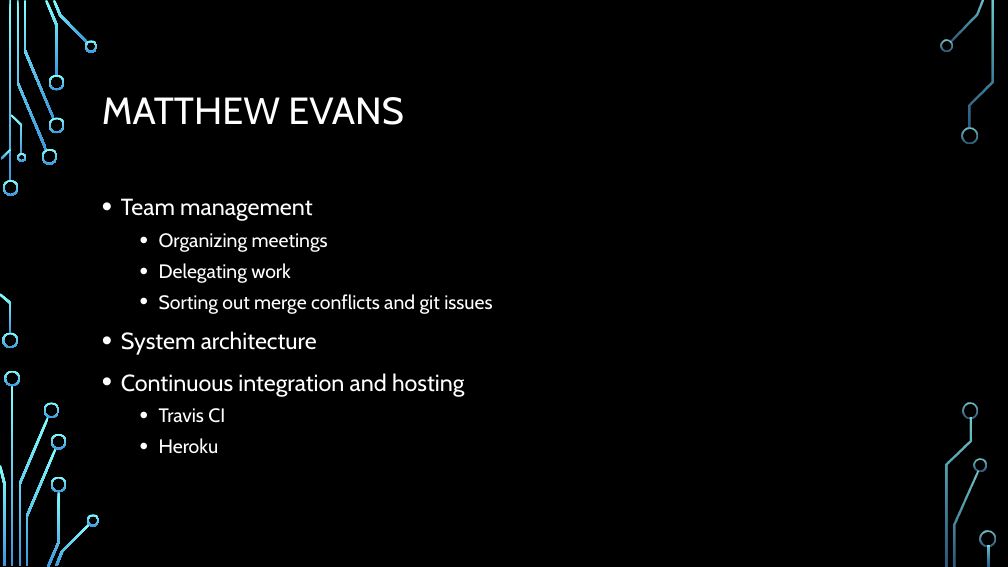
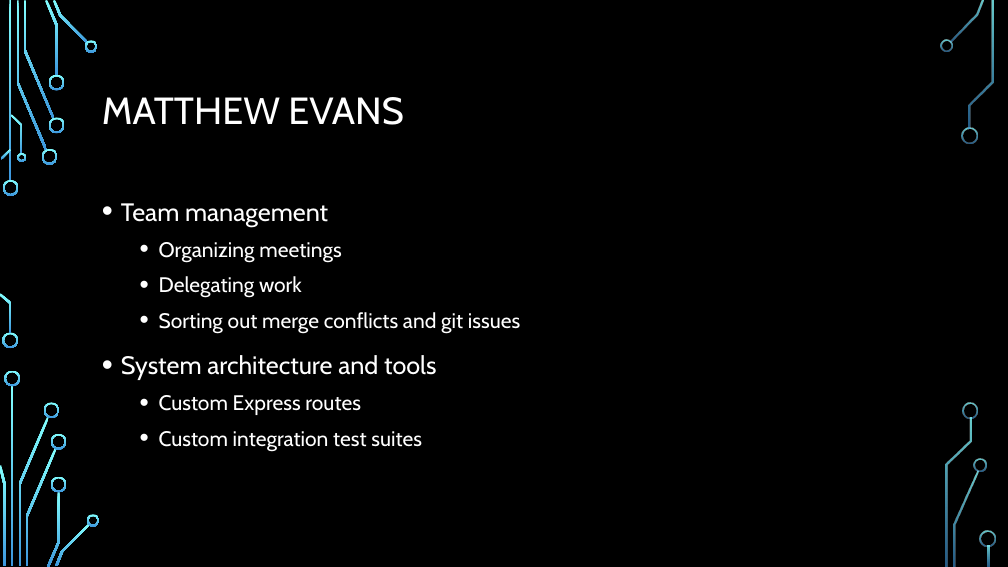
Before and after one commit to ocean-nfc/ocean-nfc-server, a slide deck: slide 3 of Ocean - NFC Slide Show.pptx. Drawn at 1008x567 pixels with LibreOffice and Linux fonts; fonts in the diff are those of the drawing; background and template pictures are left out. Boxes give left, top, right and bottom in pixels: in the first picture for what was removed or moved away, otherwise in the second. Text is boxed around its words. In the diff, an @@ line names an element or a change of style, - is before the commit and + after.

Commit message:
updated matthew slide

```diff
--- a/Ocean - NFC Slide Show.pptx
+++ b/Ocean - NFC Slide Show.pptx
@@ text at (x1=121, y1=203, x2=520, y2=334): size 22.2 to 24 pt in "Team management"; size 18.5 to 20 pt in "Organizing meetings", "Delegating work", "Sorting out merge conflicts and git issues"; line spacing 1.1 to 1.2 @@
@@ text at (x1=121, y1=355, x2=436, y2=452): text changed; size 22.2 to 20 pt @@
-• System architecture
-• Continuous integration and hosting
-  • Travis CI
-  • Heroku
+• System architecture and tools
+  • Custom Express routes
+  • Custom integration test suites
```
Also in this commit, not shown: 1 other slide changed.
